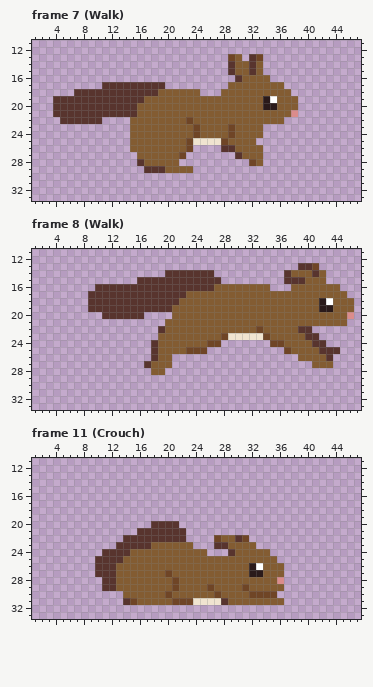
Pixel-art file -- bnp/resources/sprites/squirrel/squirrel.aseprite. That is the earlier state.
48x48 pixels, 14 frames. Shown: frame 7 (Walk): x 1..47, y 11..33; frame 8 (Walk): x 1..47, y 11..33; frame 11 (Crouch): x 1..47, y 11..33. The commit also changed other frames, which this record leaves out.
After the commit:
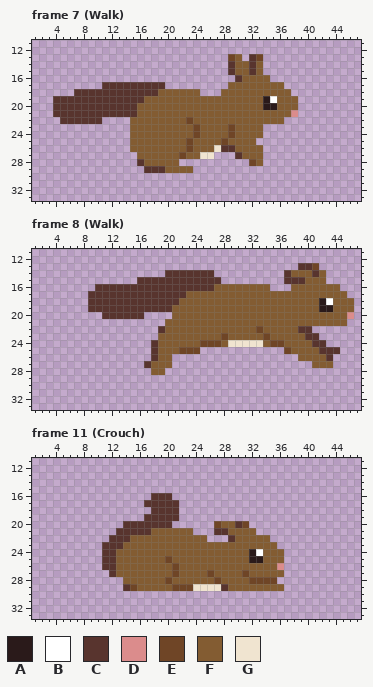
Palette (. is transparent): A #2a1a1a  B #ffffff  C #58342e  D #db8c8c  E #6f4526  F #835c32  G #f0e4d0
Changes in this commit:
Frame 7 (Walk):
y 25: x 24..27 GGGG -> FFFF
y 26: x 24..27 .... -> FFFG
y 27: x 23..26 .... -> FFGG
Frame 8 (Walk):
y 23: x 29..33 GGGGG -> FFFFF
y 24: x 25 F -> E; x 28..34 ....... -> FGGGGGF
y 25: x 22 F -> E; x 25 E -> .
Frame 11 (Crouch):
y 16: x 18..20 ... -> CCC
y 17: x 17..21 ..... -> CCCCC
y 18: x 18..21 .... -> CCCC
y 19: x 17..21 ..... -> CCCCC
y 20: x 14..17 .... -> CCCC; x 21 C -> .; x 27..31 ..... -> EFFCE
y 21: x 13..15 ... -> CCC; x 18..23 CCCCC. -> FFFFFF; x 27..32 ...... -> CCFFFF
y 22: x 12..13 .. -> CC; x 15..25 CCCCCCCC... -> FFFFFFFFFFF; x 27..34 EFFCE... -> ..CFFFFF
y 23: x 11..12 .. -> CC; x 14..17 CCCC -> FFFF; x 24..28 ...CC -> FFFFF; x 33..35 ... -> FFF
y 24: x 13..14 CC -> FF; x 26..29 ...C -> FFFF; x 32..33 FF -> AB; x 35..36 .. -> FF
y 25: x 10 C -> .; x 13 C -> F; x 20 F -> E; x 32..33 FF -> AA; x 36 . -> F
y 26: x 10 C -> .; x 21 F -> E; x 32..33 AB -> FF; x 36 F -> D
y 27: x 10..11 CC -> ..; x 20..21 EF -> FE; x 26 F -> E; x 31..33 FAA -> EFF
y 28: x 11..13 CCF -> ...; x 20..21 FE -> EF; x 27 F -> E; x 32..36 FFFFD -> EEEE.
y 29: x 11..15 CCFFF -> ...CE; x 22..28 FFFFEFF -> EEGGGGC; x 31 E -> F
y 30: x 14..35 FFFFFFEFFFFFFEFFFFEEEE -> ......................
y 31: x 14..36 CEFFFFFEEEGGGGCFFFFFFFF -> .......................
Changed places in both pictures, as pixel boxes (x1, y1, x2, y2):
changed: (186, 138, 221, 159)
changed: (179, 333, 270, 354)
changed: (95, 493, 284, 605)
